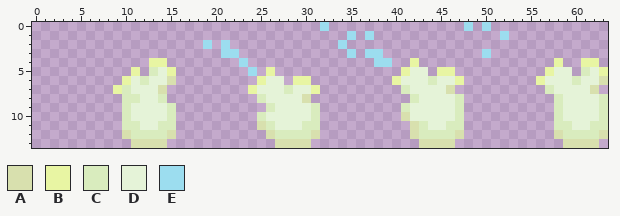
Two states of a pixel-art sprite, features/2018/space-invaders/i/creature-tunicate-2.png. Above, as it was before the edit.
The file is 512x112 pixels, drawn in blocks of 8x8; one block is one cell here.
Palette (. is transparent): A #d8e0ae  B #e8f5a3  C #d9ecbe  D #e5f3d8  E #9cddef
Pixels before, first column x 9:
 0 .......................E...............E.E.............
 1 ..........................E.E..............E...........
 2 ..........E.E............E.............................
 3 ............EE............E.EE...........E.............
 4 ....BB........E..............EE..B...............B..BB.
 5 ..B.CDB........E.B..............BDD.BB..........BDD.CDB
 6 .BDCDDA.........BDD.BB.........BDDDCDDB........BDDDCDDA
 7 BCDDDA.........BDDDCDDB.........CDDDDA..........CDDDDA.
 8 .CCDDC..........CDDDDA...........CDDDDC..........CDDDDC
 9 .CDDDDC..........CDDDDC.........CDDDDDC..........CDDDDC
10 .CDDDDC.........CDDDDDC.........ADDDDDC..........CDDDDC
11 .CCDDCC.........ACDDDCC..........ACDDCC..........CCDDCC
12 .ACCCCA..........ACCCCA..........ACCCCA..........ACCCCA
13 ..AAAA............AAAA............AAAA............AAAA.
After:
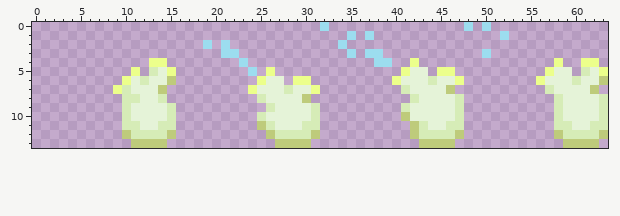
The exact change:
colour A: #d8e0ae -> #becb7b
colour B: #e8f5a3 -> #ecff8b
colour C: #d9ecbe -> #d6ecb7
Changed places in both pictures, as pixel boxes (x1, y1, x2, y2):
changed: (113, 58, 176, 148)
changed: (392, 58, 464, 148)
changed: (536, 58, 608, 148)
changed: (248, 67, 320, 148)
